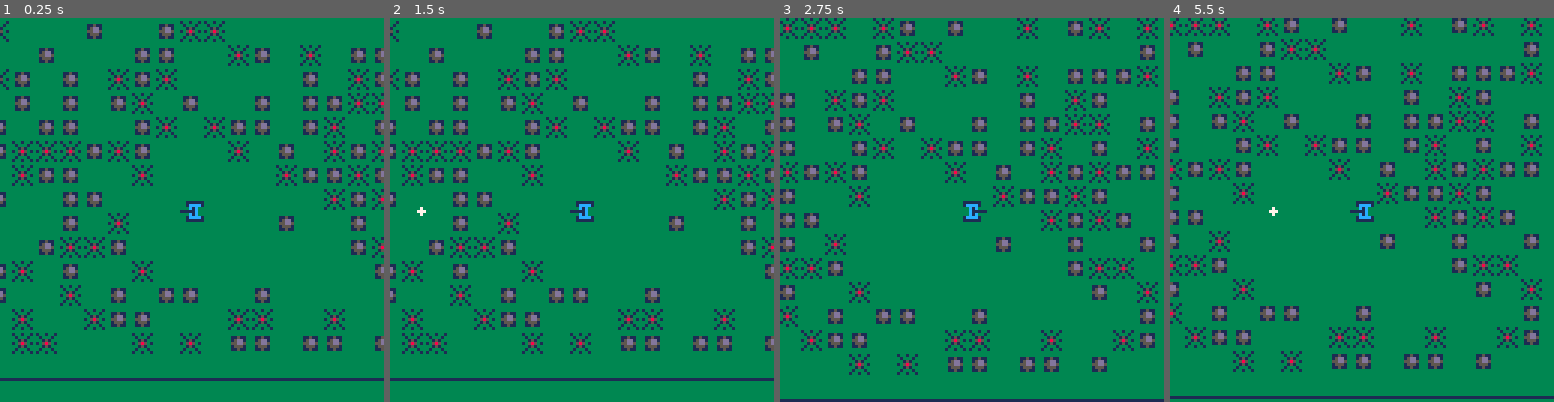
Above: before the commit, frames 1-4 (left to right).
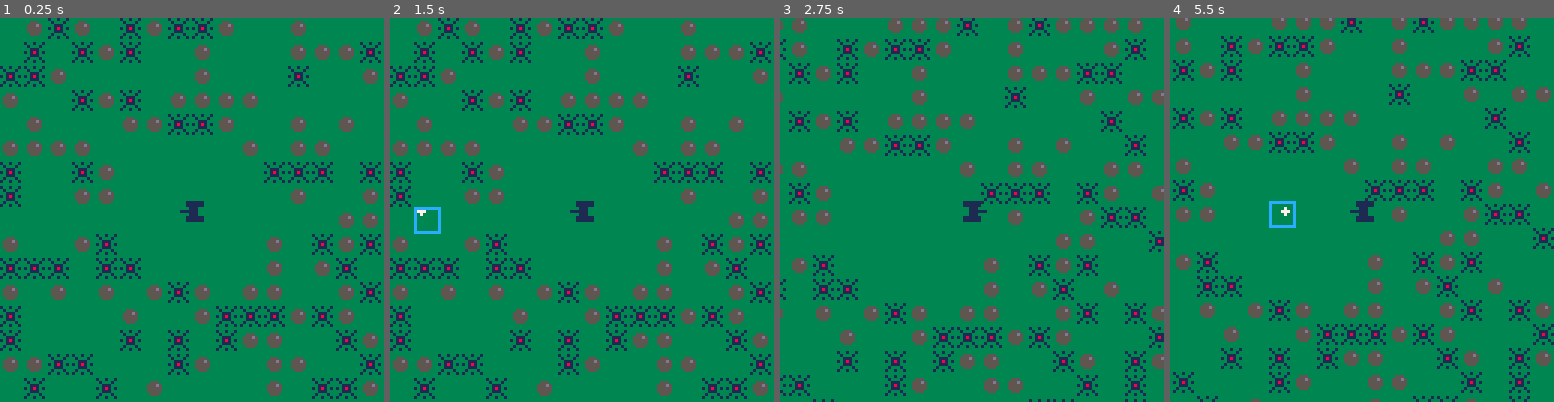
Above: after the commit, the same moments.

Repository: monkeywidget/pico8-carts
Game: PICO-8 cartridge carts/tank.p8
Same seed, same stepped clock (60 frames per second), same inputs: the game is played once before the commit and once after it.
Inputs:
- Up to frame 1 (0.25 s): no input
- Up to frame 2 (1.5 s): tap X (X key) at 0.33, 1.07 s
- Up to frame 3 (2.75 s): hold Right 1.6-2.1 s; tap X (X key) at 1.85 s; hold Up 2.15-2.42 s; hold Right from 2.47 s (still down)
- Up to frame 4 (5.5 s): tap X (X key) at 2.97, 4.08, 5.2 s; release Right at 3.03 s; hold Left 3.08-3.58 s; hold Down 3.63-3.97 s; hold Right 4.02-4.68 s; hold Up 4.73-5.03 s; hold Left from 5.08 s (still down)

The runs differ from the first frame. In frame 1, 27% of the frame differs, in the area x 0-100%, y 0-100%; in frame 2, 28%; in frame 3, 29%; in frame 4, 29%.

Commit message:
beginning grid refactor - converted mines and rocks to grid

Diff:
--- a/carts/tank.p8
+++ b/carts/tank.p8
@@ -22,7 +22,7 @@
 y_top_edge = 8
 y_bottom_edge = board_size_y - y_top_edge
 
-mine_grid_unit = 8
+mine_grid_unit = 8  -- how many pixels is one grid unit edge?
 mines_grid_x_size = (x_right_edge-x_left_edge)/mine_grid_unit
 mines_grid_y_size = (y_bottom_edge-y_top_edge)/mine_grid_unit
 
@@ -30,13 +30,14 @@
 	clock = 0
 
 	tank = {t=l} -- t=direction in (lrud), coords set in mines
+							 -- use pixel coordinates
+
 	-- dynamic things
-	bullets = {}
-	cam={}
-	mines={}
-	rocks={}
-
-	spawn_mines() -- also sets the tank coords
+	bullets = {} -- a list - bullets use pixel coordinates
+	mines={} -- a list - mines use grid coordinates
+	rocks={} -- a list - rocks use grid coordinates
+
+	spawn_tank_and_mines()
 end
 
 -- utility method that combines missing math.min and math.max
@@ -56,9 +57,9 @@
 
 -- add to mines and blocks
 -- also sets the tank coords
-function spawn_mines()
-	tank.x = in_range(flr(rnd(x_right_edge)), x_left_edge+4, x_right_edge-4)
-	tank.y = in_range(flr(rnd(y_bottom_edge)), y_top_edge+4, y_bottom_edge-4)
+function spawn_tank_and_mines()
+	tank.x = in_range(flr(rnd(x_right_edge-1)), x_left_edge+5, x_right_edge-5)
+	tank.y = in_range(flr(rnd(y_bottom_edge-1)), y_top_edge+5, y_bottom_edge-5)
 	cell_random_spawn_mines()
 end
 
@@ -66,17 +67,24 @@
 	mine_probability = 0.25
 	rock_probability = 0.25
 
+	-- for every grid x coordinate
 	for i=1,(mines_grid_x_size-2) do
+		-- define this column's contents:
+		-- for every grid y coordinate
 		for j=1,(mines_grid_y_size-2) do
-			test_point={x=(i*mine_grid_unit)+mine_grid_unit,y=(j*mine_grid_unit)+mine_grid_unit}
 			lotto = rnd(1)
 
-			if closer_than(tank,test_point,3*mine_grid_unit) then
+			-- don't put mines within 3 units of initial tank position
+			if closer_than(tank,
+										 grid_center_xy_coords(i,j),
+										 3*mine_grid_unit) then
 				-- (there is no "continue" in lua)
 			elseif lotto < mine_probability then
-				add(mines, {x=test_point.x, y=test_point.y})
+				add(mines, {x=i, y=j})
+				-- todo 0 make grid store
 			elseif lotto < rock_probability + mine_probability then
-				add(rocks, {x=test_point.x, y=test_point.y})
+				add(rocks, {x=i, y=j})
+				-- todo 0 make grid store
 			end
 		end
 	end
@@ -103,8 +111,7 @@
 				return
 		end
 
-		-- if collided with a mine, explode, delete and return
-		-- todo
+		detect_bullet_collision(b)
 
 		-- move bullet
 		b.x = b.x + b.dx
@@ -112,21 +119,65 @@
 	end -- for all bullets
 end
 
-function draw_mines() for m in all(mines) do spr(32, m.x, m.y) end end
-function draw_rocks() for r in all(rocks) do spr(9, r.x, r.y) end end
-function draw_bullets() for b in all(bullets) do circfill( b.x, b.y, 1, 7) end end
-
--- todo
+function draw_mines() for m in all(mines) do spr_grid(32, m.x, m.y) end end
+function draw_rocks() for r in all(rocks) do spr_grid(9, r.x, r.y) end end
+function draw_bullets()
+	for b in all(bullets) do
+		circfill( b.x, b.y, 1, 7)
+
+		-- DEBUG show the grid
+		b_grid = xy_coords_to_grid(b.x,b.y)
+		grid_nw = grid_nw_corner_xy_coords(b_grid.x, b_grid.y)
+		rect( grid_nw.x, grid_nw.y,
+					grid_nw.x + mine_grid_unit,
+					grid_nw.y + mine_grid_unit, 12 )
+	end
+end
+
+-- spr call converted to grid
+function spr_grid(sprite,grid_x,grid_y)
+		xy_coords = grid_nw_corner_xy_coords(grid_x,grid_y)
+		spr(sprite, xy_coords.x, xy_coords.y)
+end
+
+-- convert pixel coords to grid coordinates
+-- which will lets sort the objects by location,
+-- which will enable bounding-box
 function xy_coords_to_grid(x,y)
-	return {x=10,y=10}
-end
-
--- todo: convert rocks{} and mines{} to use grid coords,
+	return { x = flr((x - x_left_edge) / mine_grid_unit),
+					 y = flr((y - y_top_edge) / mine_grid_unit) }
+end
+
+-- return the x,y of a cell center
+function grid_center_xy_coords(grid_x,grid_y)
+	return { x = grid_x*mine_grid_unit + x_left_edge + mine_grid_unit/2,
+					 y = grid_y*mine_grid_unit + y_top_edge + mine_grid_unit/2 }
+end
+
+-- return the x,y of a cell upper left
+function grid_nw_corner_xy_coords(grid_x,grid_y)
+	return { x = grid_x*mine_grid_unit + x_left_edge,
+					 y = grid_y*mine_grid_unit + y_top_edge }
+end
+
+-- if the tank drives into the mine, do something
+function detect_mine_collisions()
+end
+
+-- if collided with a mine or a rock, explode, delete and return
+function detect_bullet_collision(b)
+	-- todo 0: make this related to bounding box / grid - "if in the same grid as a"
+	--         to avoid going through entire list of mines/rocks
+	-- todo remove destroyed bullet from grid store
+	-- todo remove destroyed object from grid store
+end
+
+-- todo 1 detect rocks in front of the tank
 function tank_not_blocked(dir)
 	return true
 end
 
--- todo: convert wall detection to use not_blocked
+-- todo 2: convert wall detection to use tank_not_blocked
 mv_tank_helper = {
 	[l] = function() if tank.x > x_left_edge+4 then tank.x = tank.x -1 end end,
 	[r] = function() if tank.x < x_right_edge-4 then tank.x = tank.x +1 end end,
@@ -169,6 +220,9 @@
 function _update()
 
 	clock = clock+1
+
+	-- detect tank hitting a mine
+	detect_mine_collisions()
 
 	-- move the tank for directional buttons
 	if btn(0) then -- left
@@ -336,7 +390,7 @@
 0000000000000000000000000000000000000000000000000000000000000000000000000000000000000000000000000000000000000000000000000000000000000000000000000000000000000000000000000000000000000000000000000000000000000000000000000000000000000000000000000000000000000000
 0000000000000000000000000000000000000000000000000000000000000000000000000000000000000000000000000000000000000000000000000000000000000000000000000000000000000000000000000000000000000000000000000000000000000000000000000000000000000000000000000000000000000000
 __map__
-0000000000000000000000000000000000000000000000000000000000000000000000000000000000000000000000000000000000000000000000000000000000000000000000000000000000000000000000000000000000000000000000000000000000000000000000000000000000000000000000000000000000000000
+0000000000000000000000000000010000000000000000000000000000000000000000000000000000000000000000000000000000000000000000000000000000000000000000000000000000000000000000000000000000000000000000000000000000000000000000000000000000000000000000000000000000000000
 0000000000000000000000000000000000000000000000000000000000000000000000000000000000000000000000000000000000000000000000000000000000000000000000000000000000000000000000000000000000000000000000000000000000000000000000000000000000000000000000000000000000000000
 0017000000001700171700170000000000000000000000000000000000000000000000000000000000000000000000000000000000000000000000000000000000000000000000000000000000000000000000000000000000000000000000000000000000000000000000000000000000000000000000000000000000000000
 0000000017000000001717170000000000000000000000000000000000000000000000000000000000000000000000000000000000000000000000000000000000000000000000000000000000000000000000000000000000000000000000000000000000000000000000000000000000000000000000000000000000000000
Not shown, changed: 23 lines of the sprite sheet (__gfx__) section of carts/tank.p8
